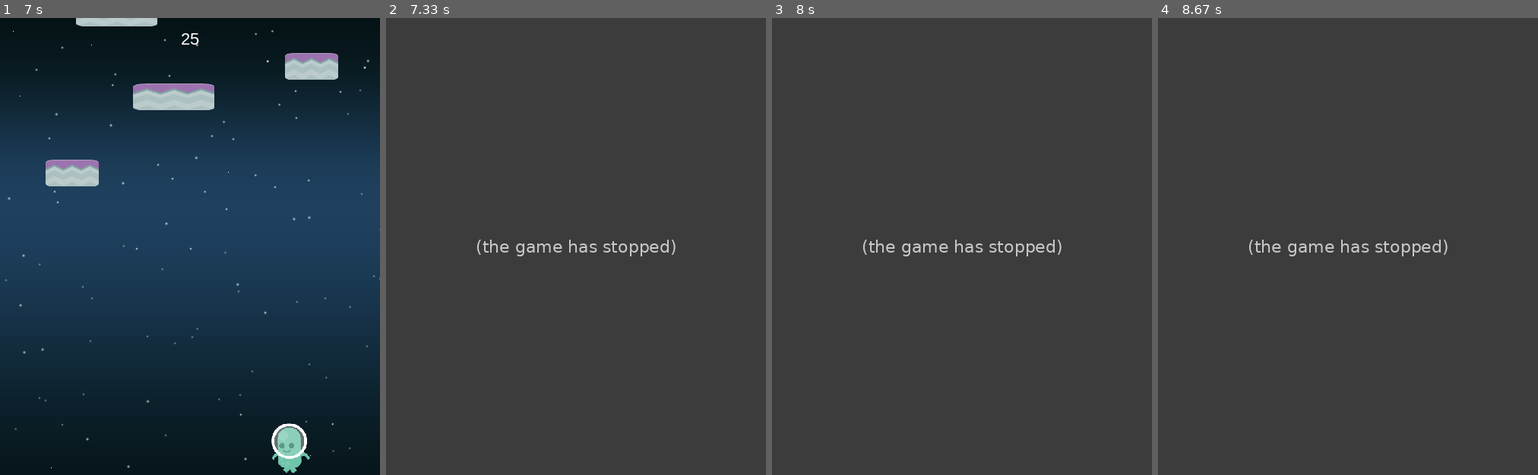
Above: before the commit, frames 1-4 (left to right).
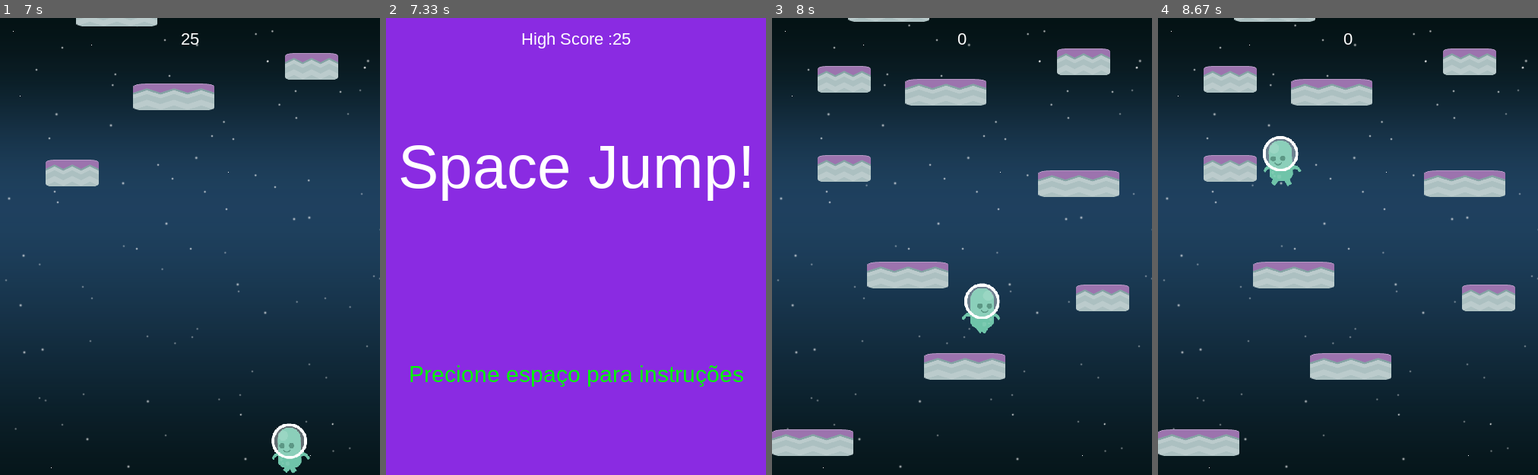
Above: after the commit, the same moments.

Repository: RodrigoMBarros/PyGame_2020.1
Game: pygame game, started from inicio_projeto/game_main.py
Two runs of this game, one before a commit and one after it. Both use one fixed random seed, a clock stepped at 60 frames per second and the inputs below.
Inputs:
- Up to frame 1 (7 s): tap Space at 0.33, 0.73, 1.23, 1.53, 1.9, 2.2, 2.4, 2.7, 2.9, 3.2, 3.4, 3.7, 3.97, 4.27, 4.4, 4.7, 5.07, 5.37, 5.57, 5.87, 6.07, 6.37, 6.57, 6.87 s; hold Right 1.17-1.8 s; hold Left 1.83-2.3 s; hold Right 2.33-2.8 s; hold Right 2.83-3.3 s; hold Left 3.33-3.87 s; hold Left 3.9-4.3 s; hold Right 4.33-4.97 s; hold Left 5-5.47 s; hold Right 5.5-5.97 s; hold Right 6-6.47 s; hold Left from 6.5 s (still down)
- Up to frame 2 (7.33 s): release Left at 7.03 s; hold Left from 7.07 s (still down); tap Space at 7.13 s
- Up to frame 3 (8 s): tap Space at 7.43, 7.57, 7.87 s; release Left at 7.47 s; hold Right from 7.5 s (still down)
- Up to frame 4 (8.67 s): release Right at 8.13 s; hold Left 8.17-8.63 s; tap Space at 8.23, 8.53 s

Frame 1 is identical in both runs. In frame 2, 100% of the frame differs, in the area x 0-100%, y 0-100%; in frame 3, 100%; in frame 4, 100%.
Error before the commit: AttributeError: 'Game' object has no attribute 'over_sound' (game_main.py line 615); the game stopped at 7.07 s (later frames are placeholders)

Commit message:
Colocada música de fundo

Diff:
--- a/inicio_projeto/game_main.py
+++ b/inicio_projeto/game_main.py
@@ -316,6 +316,7 @@
 
         #carrega sons
         self.snd_dir = path.join(self.dir, 'snd')
+        pg.mixer.music.load(path.join(self.snd_dir,'fell_good.wav' ))
         #self.jump_sound = pg.mixer.Sound(path.join(self.snd_dir, PULO_SND))
 
 
@@ -355,18 +356,16 @@
             self.all_sprites.add(p)
             self.platforms_Q.add(p)
 
-        pg.mixer.music.load(path.join(self.snd_dir,'fell_good.wav' ))
         self.run()
 
     def run(self):
         # game Loop
         self.clock.tick(FPS)
-        pg.mixer.music.play(loops = -1)
         # ==== Chamando events e as tres funções básicas do game loop que se conversam
         self.events()  # recebe comandos do taclado e mouse (controle do jogador)
         self.updates()
         self.draw()
-        pg.mixer.music.fadeout(500)
+        #pg.mixer.music.fadeout(500)
 
     def updates(self):
         # faz updates
@@ -523,6 +522,7 @@
         # Die
 
         if self.jogador.rect.bottom > HEIGHT:
+            pg.mixer.music.fadeout(500)
             for sprite in self.all_sprites:
                 sprite.rect.y -= max(self.jogador.Vy, 10)
 
@@ -610,9 +610,12 @@
         if self.rodando:  # se quiser sair não tem que mostrar a tela final
             return
 
-        #pg.mixer.music.load(path.join(self.snd_dir,'never_giveup.wav' ))
+        pg.mixer.music.load(path.join(self.snd_dir,'never_giveup.wav' ))
+
+        pg.mixer.music.load(path.join(self.snd_dir,'never_giveup.wav' ))
+        pg.mixer.music.play(loops = -1)
         self.screen.fill(BLUEM)
-        self.over_sound.play()
+
         # resultados
         self.draw_textos("GAME OVER", 48, BLACK, WIDTH / 2, HEIGHT / 4)
         self.draw_textos("Score = " + str(self.score), 22, GREEN, WIDTH / 2, HEIGHT / 2)
@@ -626,6 +629,7 @@
             self.draw_textos("HIGH SCORE: " + str(self.highscore), 22, WHITE, WIDTH / 2, (HEIGHT / 2 + 40))
         pg.display.flip()
         self.espera_acao()
+        pg.mixer.music.fadeout(500)
 
     def espera_acao(self):
 
@@ -652,10 +656,12 @@
     if g.jogo:  # garante que da pra fechar o jogo no menu inicial
         g.tela_instrucoes()  # gera menu de instruções
         g.refresh()  # reniciar apenas no novo jogo
+    pg.mixer.music.play(loops = -1)
     while g.rodando:
         g.run()  # gera a gameplay de fato
 
     if g.jogo:  # garante que da pra fechar o jogo no meio do run
+        #pg.mixer.music.play(loops = -1)
         g.tela_final()  # tela do game over
     continue
 pg.quit()
--- /dev/null
+++ b/inicio_projeto/highscore.txt
@@ -0,0 +1 @@
+195
